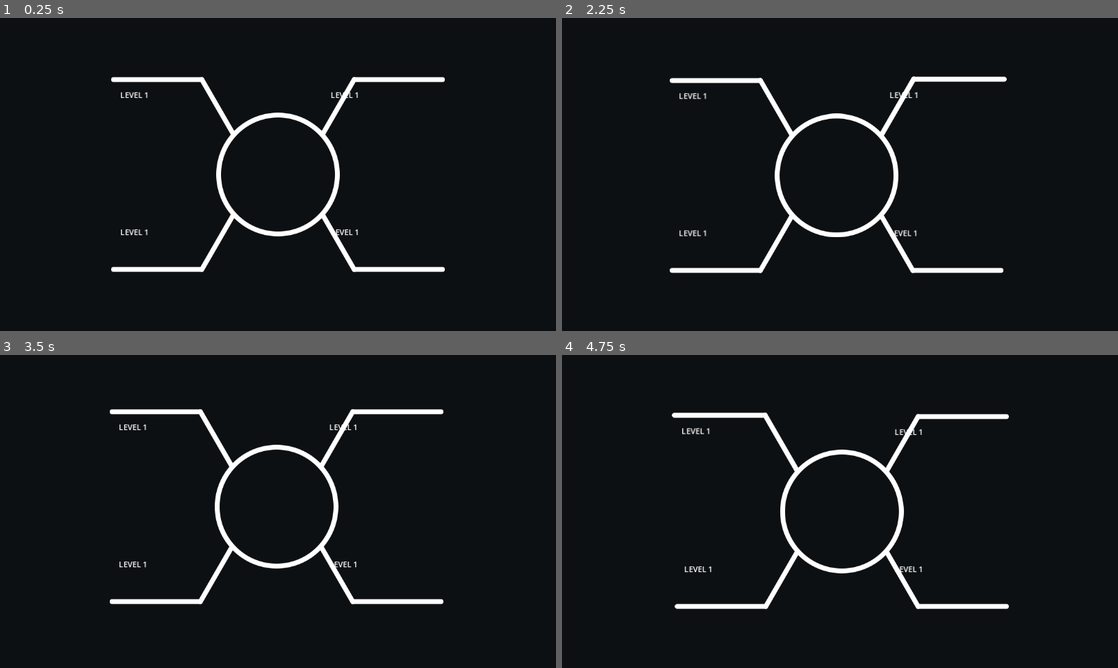
Above: before the commit, frames 1-4 (two rows, left to right).
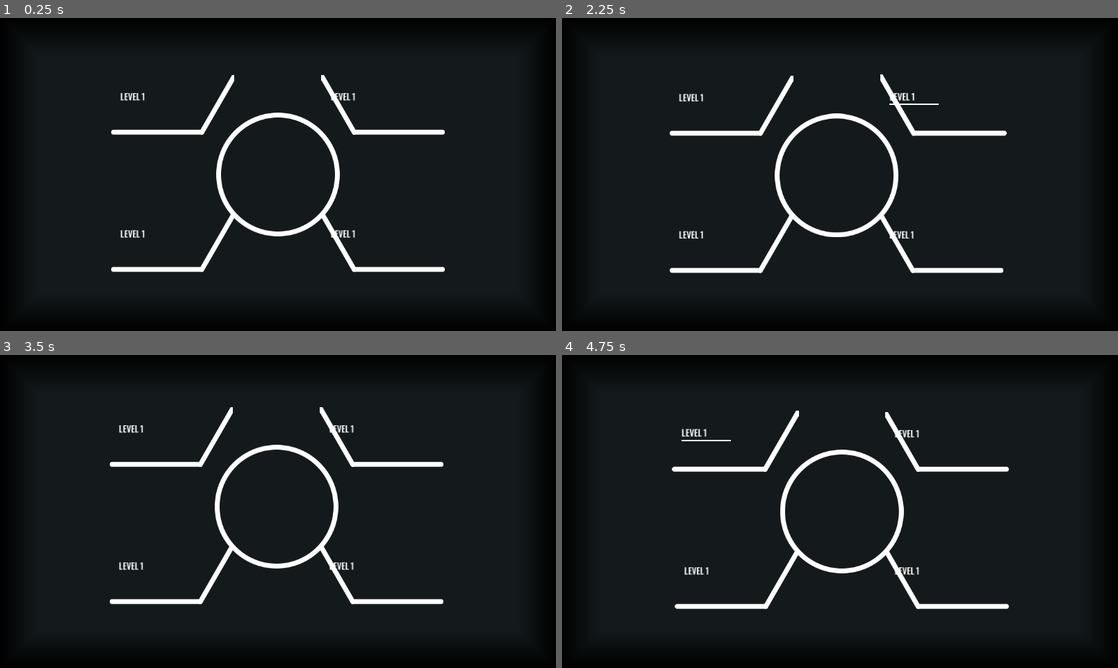
Above: after the commit, the same moments.

Repository: triangle-int/logi-charm
Game: Godot game, scene res://scenes/level_selector.tscn
The game is run twice, just before and just after one commit, with the same random seed, the same clock (stepped at 60 frames per second) and the same inputs. This scene is started directly instead of the project's main scene.
Inputs (mouse positions are in pixels of both pictures, inside the frame that each line leads up to):
- Up to frame 1 (0.25 s): no input
- Up to frame 2 (2.25 s): tap Enter at 0.5, 2 s; move the mouse to (962, 158) at 0.52 s; tap Space at 1.25 s; move the mouse to (728, 190) at 1.27 s; move the mouse to (895, 105) at 2.02 s
- Up to frame 3 (3.5 s): tap Space at 2.75 s; move the mouse to (250, 574) at 2.77 s
- Up to frame 4 (4.75 s): tap Enter at 3.5 s; move the mouse to (1006, 558) at 3.52 s; tap Space at 4.25 s; move the mouse to (673, 464) at 4.27 s

The runs differ from the first frame. In frame 1, 2.2% of the frame differs, in the area x 20-80%, y 18-71%; in frame 2, 2.3%, in the area x 19-80%, y 18-71%; in frame 3, 2.2%; in frame 4, 2.3%.

Commit message:
Level text

Diff:
--- a/scenes/level_selector.tscn
+++ b/scenes/level_selector.tscn
@@ -1,18 +1,27 @@
-[gd_scene load_steps=4 format=3 uid="uid://cg1ly4nx2wjs6"]
+[gd_scene load_steps=5 format=3 uid="uid://cg1ly4nx2wjs6"]
 
 [ext_resource type="Texture2D" uid="uid://ooh7hxoo36ep" path="res://sprites/menu_circle.png" id="1_qu8cq"]
 [ext_resource type="Script" path="res://scripts/ui/menu.gd" id="2_h6vpf"]
 [ext_resource type="PackedScene" uid="uid://gweyovt8jauq" path="res://scenes/ui/branch.tscn" id="3_wbo31"]
 
+[sub_resource type="StyleBoxFlat" id="StyleBoxFlat_vkegc"]
+bg_color = Color(0.0784314, 0.101961, 0.109804, 1)
+border_width_left = 80
+border_width_top = 80
+border_width_right = 80
+border_width_bottom = 80
+border_color = Color(0, 0, 0, 1)
+border_blend = true
+
 [node name="LevelSelector" type="CanvasLayer"]
 
-[node name="Background" type="ColorRect" parent="."]
+[node name="Background" type="Panel" parent="."]
 anchors_preset = 15
 anchor_right = 1.0
 anchor_bottom = 1.0
 grow_horizontal = 2
 grow_vertical = 2
-color = Color(0.0509804, 0.0627451, 0.0705882, 1)
+theme_override_styles/panel = SubResource("StyleBoxFlat_vkegc")
 
 [node name="Menu" type="TextureRect" parent="."]
 anchors_preset = 8
--- a/scenes/ui/branch.tscn
+++ b/scenes/ui/branch.tscn
@@ -1,23 +1,85 @@
-[gd_scene load_steps=3 format=3 uid="uid://gweyovt8jauq"]
+[gd_scene load_steps=6 format=3 uid="uid://gweyovt8jauq"]
 
 [ext_resource type="Texture2D" uid="uid://cv2dp00rysieg" path="res://sprites/one_line_branch.png" id="1_a5kif"]
 [ext_resource type="Script" path="res://scripts/ui/branch.gd" id="2_h1r0d"]
+[ext_resource type="FontFile" uid="uid://bo0132s40egtx" path="res://fonts/Oswald-Medium.ttf" id="3_etn3a"]
+[ext_resource type="Texture2D" uid="uid://bicsi3j6h1x45" path="res://sprites/one_pixel.png" id="3_lb0y5"]
+
+[sub_resource type="LabelSettings" id="LabelSettings_1xjqs"]
+font = ExtResource("3_etn3a")
+font_size = 18
 
 [node name="Branch" type="TextureRect"]
 offset_right = 256.0
 offset_bottom = 128.0
 pivot_offset = Vector2(256, 128)
 texture = ExtResource("1_a5kif")
+flip_v = true
 script = ExtResource("2_h1r0d")
 hovered_scale = 1.025
 
-[node name="Label" type="Label" parent="."]
-layout_mode = 0
+[node name="TopLeft" type="Control" parent="."]
+layout_mode = 1
+anchors_preset = 0
 offset_left = 19.0
 offset_top = 30.0
-offset_right = 59.0
-offset_bottom = 53.0
+offset_right = 19.0
+offset_bottom = 30.0
+
+[node name="TopRight" type="Control" parent="."]
+layout_mode = 1
+anchors_preset = 1
+anchor_left = 1.0
+anchor_right = 1.0
+offset_left = -130.0
+offset_top = 19.0
+offset_right = -130.0
+offset_bottom = 19.0
+grow_horizontal = 0
+
+[node name="BottomLeft" type="Control" parent="."]
+layout_mode = 1
+anchors_preset = 2
+anchor_top = 1.0
+anchor_bottom = 1.0
+offset_left = 19.0
+offset_top = -61.0
+offset_right = 19.0
+offset_bottom = -61.0
+grow_vertical = 0
+
+[node name="TopRight2" type="Control" parent="."]
+layout_mode = 1
+anchors_preset = 1
+anchor_left = 1.0
+anchor_right = 1.0
+offset_left = -130.0
+offset_top = 19.0
+offset_right = -130.0
+offset_bottom = 19.0
+grow_horizontal = 0
+
+[node name="LevelBox" type="VBoxContainer" parent="."]
+layout_mode = 1
+offset_left = 19.0
+offset_top = 30.0
+offset_right = 71.0
+offset_bottom = 58.0
+theme_override_constants/separation = 0
+
+[node name="Level" type="Label" parent="LevelBox"]
+layout_mode = 2
+mouse_filter = 1
 text = "LEVEL 1"
+label_settings = SubResource("LabelSettings_1xjqs")
+
+[node name="Underline" type="TextureProgressBar" parent="LevelBox"]
+custom_minimum_size = Vector2(100, 3)
+layout_mode = 2
+max_value = 1.0
+step = 0.01
+nine_patch_stretch = true
+texture_progress = ExtResource("3_lb0y5")
 
 [connection signal="mouse_entered" from="." to="." method="_on_mouse_entered"]
 [connection signal="mouse_exited" from="." to="." method="_on_mouse_exited"]
--- a/scripts/ui/branch.gd
+++ b/scripts/ui/branch.gd
@@ -6,16 +6,20 @@
 
 var _tween: Tween;
 
+@onready var _underline = $LevelBox/Underline;
+
 
 func _on_mouse_entered():
 	if _tween:
 		_tween.kill();
-	_tween = create_tween();
+	_tween = create_tween().set_parallel(true);
 	_tween.tween_property(self, "scale", Vector2.ONE * hovered_scale, trans_duration).set_ease(Tween.EASE_OUT).set_trans(Tween.TRANS_QUAD);
+	_tween.tween_property(_underline, "value", 1.0, trans_duration).set_ease(Tween.EASE_OUT).set_trans(Tween.TRANS_QUAD);
 
 
 func _on_mouse_exited():
 	if _tween:
 		_tween.kill();
-	_tween = create_tween();
+	_tween = create_tween().set_parallel(true);
 	_tween.tween_property(self, "scale", Vector2.ONE * normal_scale, trans_duration).set_ease(Tween.EASE_OUT).set_trans(Tween.TRANS_QUAD);
+	_tween.tween_property(_underline, "value", 0.0, trans_duration).set_ease(Tween.EASE_OUT).set_trans(Tween.TRANS_QUAD);
Binary file added: fonts/Oswald-Bold.ttf
Not shown, added: fonts/Oswald-Bold.ttf.import
Binary file added: fonts/Oswald-ExtraLight.ttf
Not shown, added: fonts/Oswald-ExtraLight.ttf.import
Binary file added: fonts/Oswald-Light.ttf
Not shown, added: fonts/Oswald-Light.ttf.import
Binary file added: fonts/Oswald-Medium.ttf
Not shown, added: fonts/Oswald-Medium.ttf.import
Binary file added: fonts/Oswald-Regular.ttf
Not shown, added: fonts/Oswald-Regular.ttf.import
Binary file added: fonts/Oswald-SemiBold.ttf
Not shown, added: fonts/Oswald-SemiBold.ttf.import
(and 2 more such lines)
